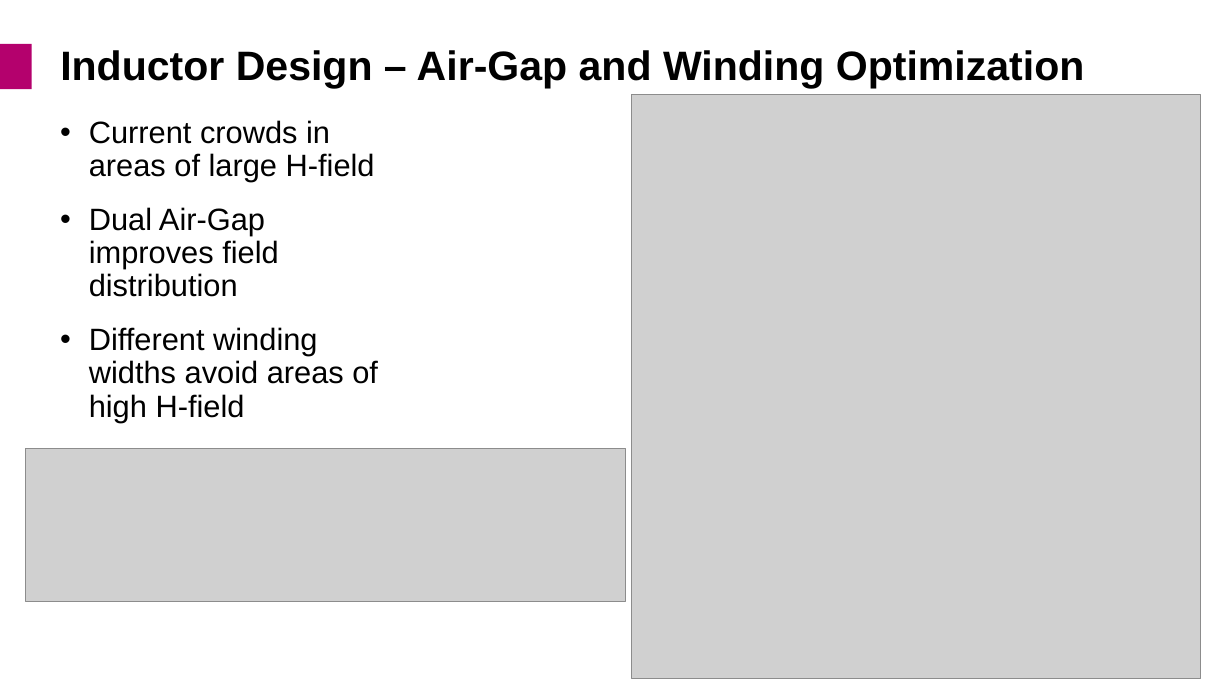
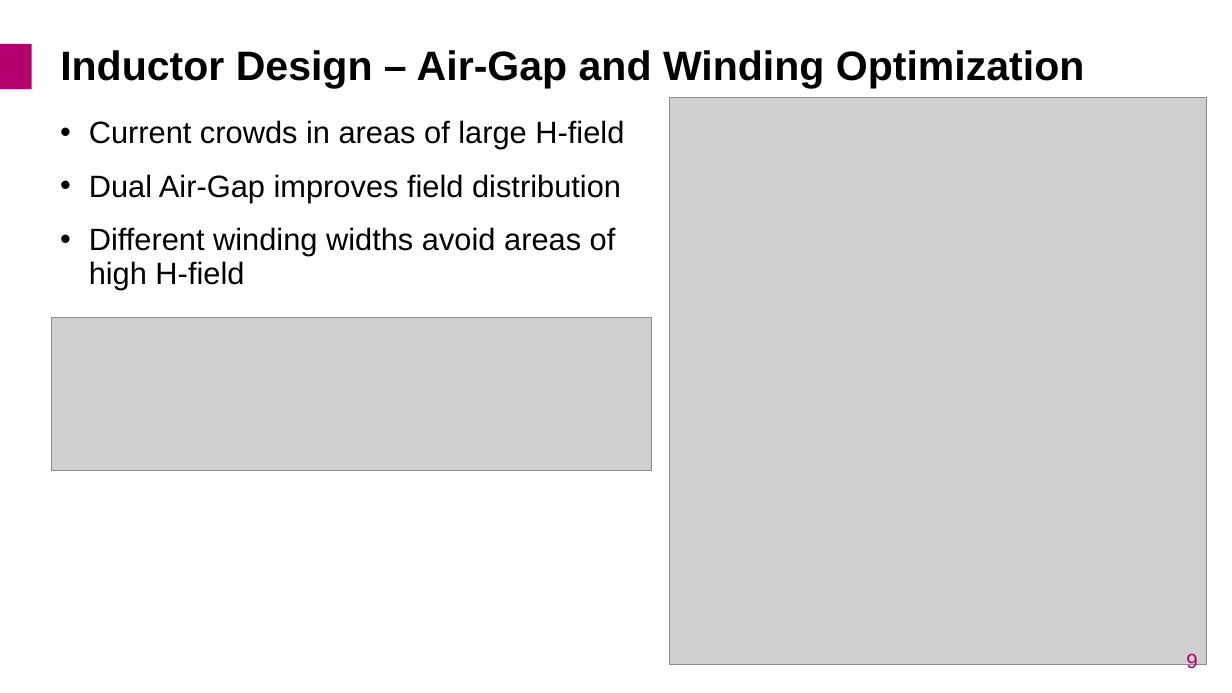
Before and after one commit to Keilomatico/IPEC2026_Coupled_Inductor_Buck, a slide deck: slide 9 of Presentation/IPEC2026_Adrian-Keil_Coupled-Inductor-Buck.pptx. Drawn at 1232x693 pixels with LibreOffice and Linux fonts; fonts in the diff are those of the drawing; grey boxes stand for pictures; background and template pictures are left out. Boxes give left, top, right and bottom in pixels: in the first picture for what was removed or moved away, otherwise in the second. Text is boxed around its words. In the diff, an @@ line names an element or a change of style, - is before the commit and + after.

```diff
--- a/Presentation/IPEC2026_Adrian-Keil_Coupled-Inductor-Buck.pptx
+++ b/Presentation/IPEC2026_Adrian-Keil_Coupled-Inductor-Buck.pptx
@@ text "Current crowds in areas of ..." rewrapped from (89, 120, 378, 422) to (89, 120, 624, 289) @@
@@ picture: place and size @@
-picture at (632, 94, 1202, 678)
+picture at (669, 98, 1207, 665)
@@ picture: place and size @@
-picture at (26, 448, 627, 601)
+picture at (51, 318, 652, 470)
```
Also in this commit, not shown: 5 other slides changed, 1 other file.
